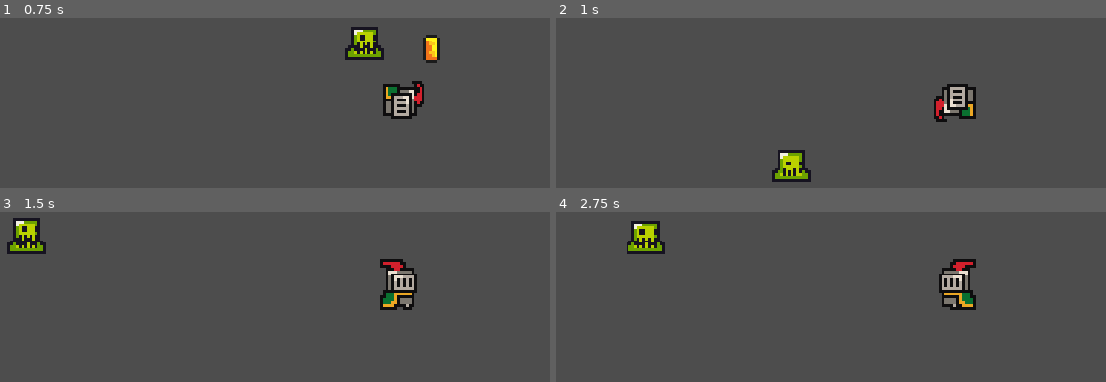
Above: before the commit, frames 1-4 (two rows, left to right).
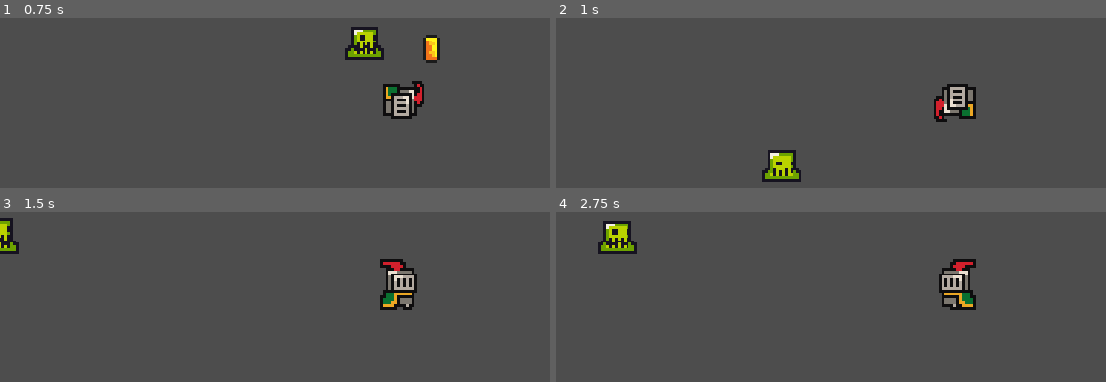
Above: after the commit, the same moments.

Repository: jsjzh/jump-game
Game: Godot game, scene res://src/sences/game.tscn
Same seed, same stepped clock (60 frames per second), same inputs: the game is played once before the commit and once after it. Sound files missing from this copy of the repository are replaced by a short silence.
Inputs:
- Up to frame 1 (0.75 s): hold Right (right) from 0.53 s (still down); tap Z (roll) at 0.6 s
- Up to frame 2 (1 s): keep holding Right (right); tap X (jump) at 0.77 s
- Up to frame 3 (1.5 s): keep holding Right (right); tap Z (roll) at 1.35 s
- Up to frame 4 (2.75 s): tap X (jump) at 1.52 s; release Right (right) at 2.03 s; hold Left (left) from 2.03 s (still down); tap Z (roll) at 2.1 s

Frame 1 is identical in both runs. In frame 2, 1.0% of the frame differs, in the area x 37-47%, y 77-97%; in frame 3, 1.5%; in frame 4, 2.1%, in the area x 7-20%, y 5-25%.

Commit message:
feat: 状态微调

Diff:
--- a/src/scriprts/player.gd
+++ b/src/scriprts/player.gd
@@ -13,7 +13,7 @@
 	var jump_max_count: int = 2
 	var jump_count: int = 0
 	var roll_speed: float = 200.0
-	var roll_time: float = 0.3
+	var roll_time: float = 0.5
 
 var player = Player.new()
 
